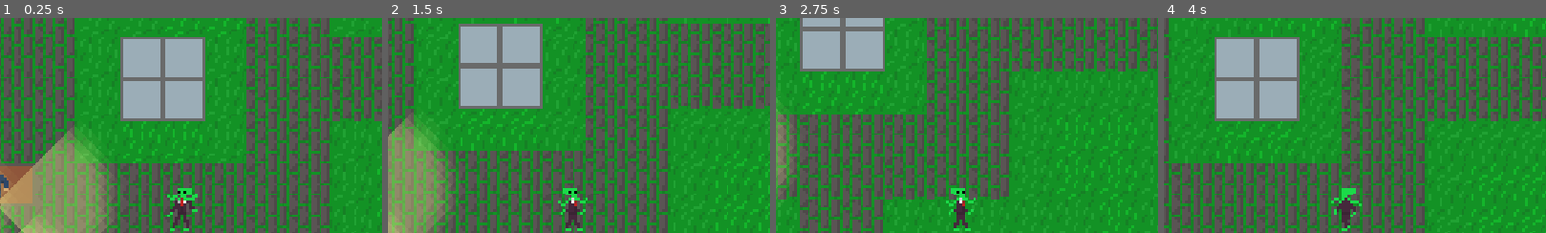
Above: before the commit, frames 1-4 (left to right).
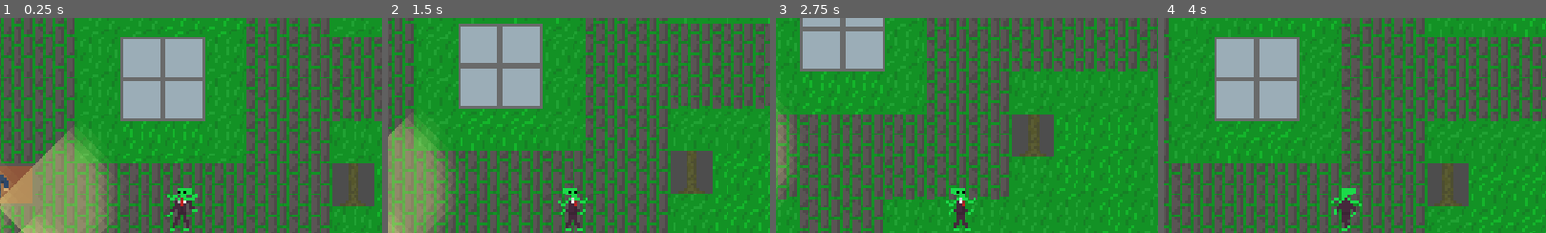
Above: after the commit, the same moments.

Repository: Flogah/alien_dad
Game: Godot game, scene res://scenes/main.tscn
The game is run twice, just before and just after one commit, with the same random seed, the same clock (stepped at 60 frames per second) and the same inputs.
Inputs:
- Up to frame 1 (0.25 s): no input
- Up to frame 2 (1.5 s): hold D (move_right) 0.53-1.28 s; hold Space (interact) 0.53-1.28 s; hold S (move_down) from 1.28 s (still down); tap Space (interact) at 1.35 s
- Up to frame 3 (2.75 s): release S (move_down) at 2.03 s; hold D (move_right) from 2.03 s (still down); hold Space (interact) from 2.03 s (still down)
- Up to frame 4 (4 s): release D (move_right) at 2.78 s; release Space (interact) at 2.78 s; hold W (move_up) 2.78-3.53 s; tap Space (interact) at 2.85 s; hold A (move_left) from 3.53 s (still down); hold Space (interact) from 3.53 s (still down)
The pictures show only the part of the screen within x 26-76%, y 0-50%; the shares and areas given below are measured in that part.

The runs differ from the first frame. In frame 1, 2.2% of the frame differs, in the area x 87-98%, y 67-88%; in frame 2, 2.2%; in frame 3, 2.2%; in frame 4, 2.1%.

Commit message:
baum

Diff:
--- a/scenes/main.tscn
+++ b/scenes/main.tscn
@@ -140,7 +140,7 @@
 autoplay = true
 
 [node name="BaseLayer" type="TileMapLayer" parent="level1" unique_id=1106538574]
-tile_map_data = PackedByteArray("AAD7//j/CgAAAAEAAAD7//n/CgA …(4662 unchanged characters)… AAFAP7/CwACAAAAAAAFAP//CgAAAAAAAAAFAAAACgAAAAAAAAAFAAEACgAAAAAAAAAFAAIACgAAAAAAAAAF …(85090 unchanged characters)…
+tile_map_data = PackedByteArray("AAD7//j/CgAAAAEAAAD7//n/CgA …(4662 unchanged characters)… AAFAP7/CwACAAAAAAAFAP//CgAAAAAAAAAFAAAACwABAAAAAAAFAAEACgAAAAAAAAAFAAIACgAAAAAAAAAF …(85090 unchanged characters)…
 tile_set = SubResource("TileSet_ifpyu")
 
 [node name="NavigationRegion2D" type="NavigationRegion2D" parent="level1" unique_id=449219264]
